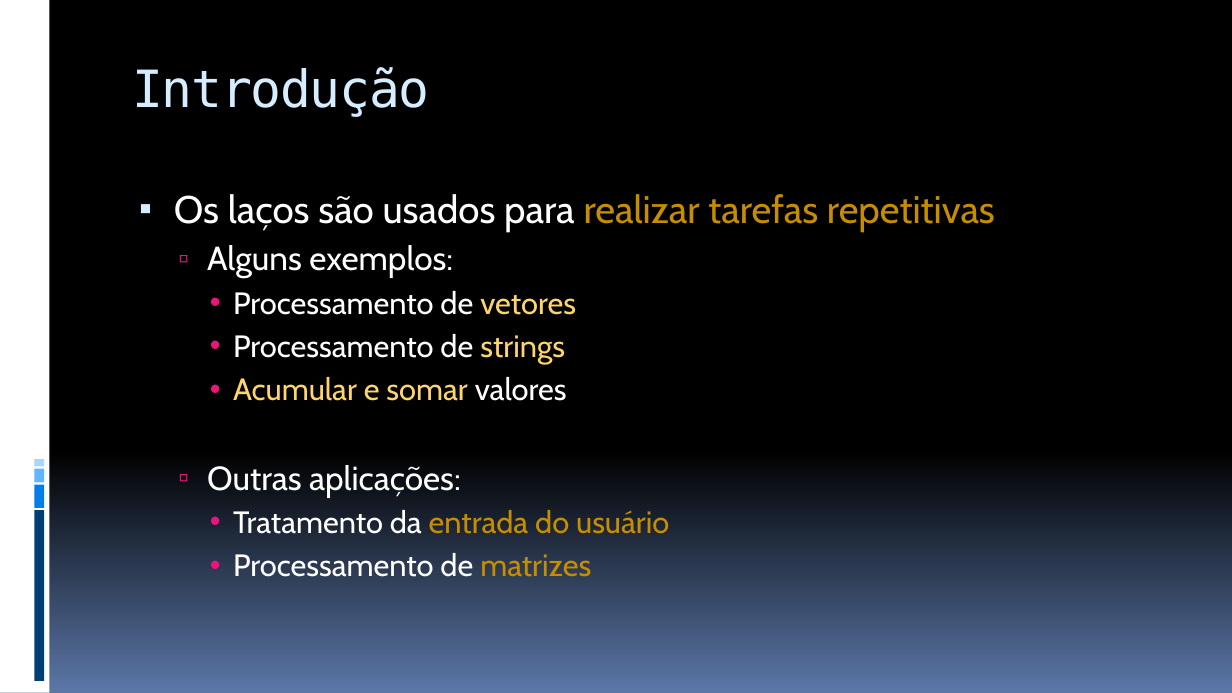
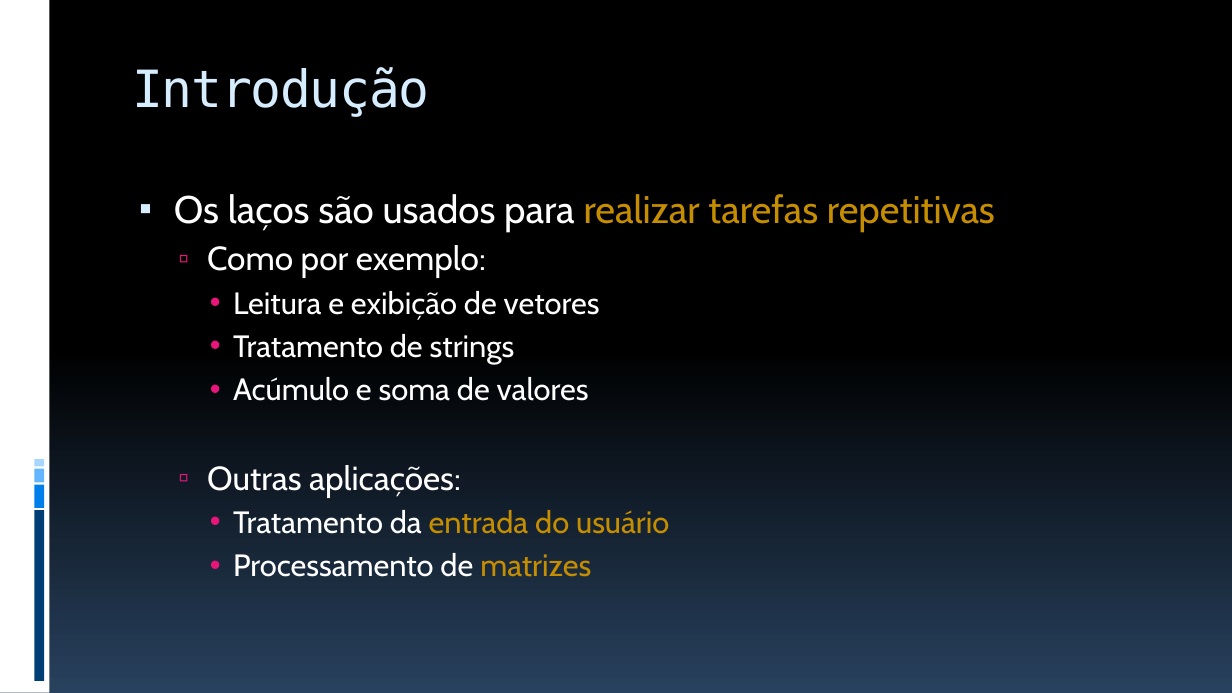
Before and after one commit to JudsonSS/ProgComp, a slide deck: slide 3 of Slides/19. Aplicações dos Laços de Repetição.pptx. Drawn at 1232x693 pixels with LibreOffice and Linux fonts; fonts in the diff are those of the drawing. Boxes give left, top, right and bottom in pixels: in the first picture for what was removed or moved away, otherwise in the second. Text is boxed around its words. In the diff, an @@ line names an element or a change of style, - is before the commit and + after.

```diff
--- a/Slides/19. Aplicações dos Laços de Repetição.pptx
+++ b/Slides/19. Aplicações dos Laços de Repetição.pptx
@@ background gradient #000000 to #5B77A8 to gradient #000000 to #28415E @@
@@ text at (207,245,600,401): text changed @@
-  ▫ Alguns exemplos:
-    • Processamento de vetores
-    • Processamento de strings
-    • Acumular e somar valores
+  ▫ Como por exemplo:
+    • Leitura e exibição de vetores
+    • Tratamento de strings
+    • Acúmulo e soma de valores
```
Also in this commit, not shown: 23 other slides changed, 1 slide added, 7 other files.
